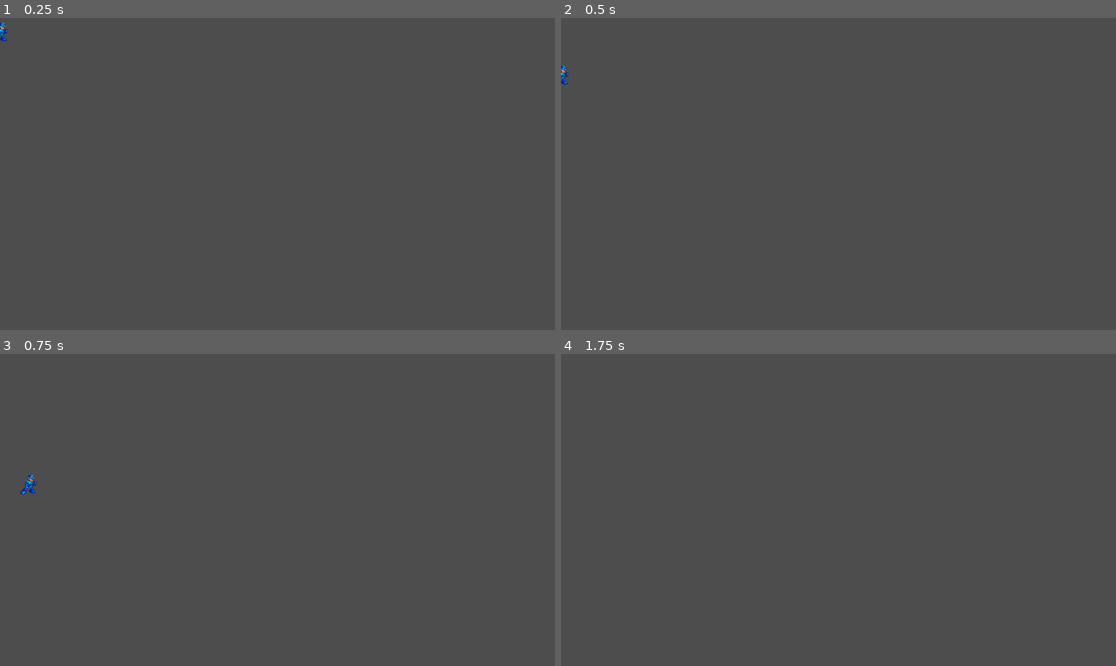
Above: before the commit, frames 1-4 (two rows, left to right).
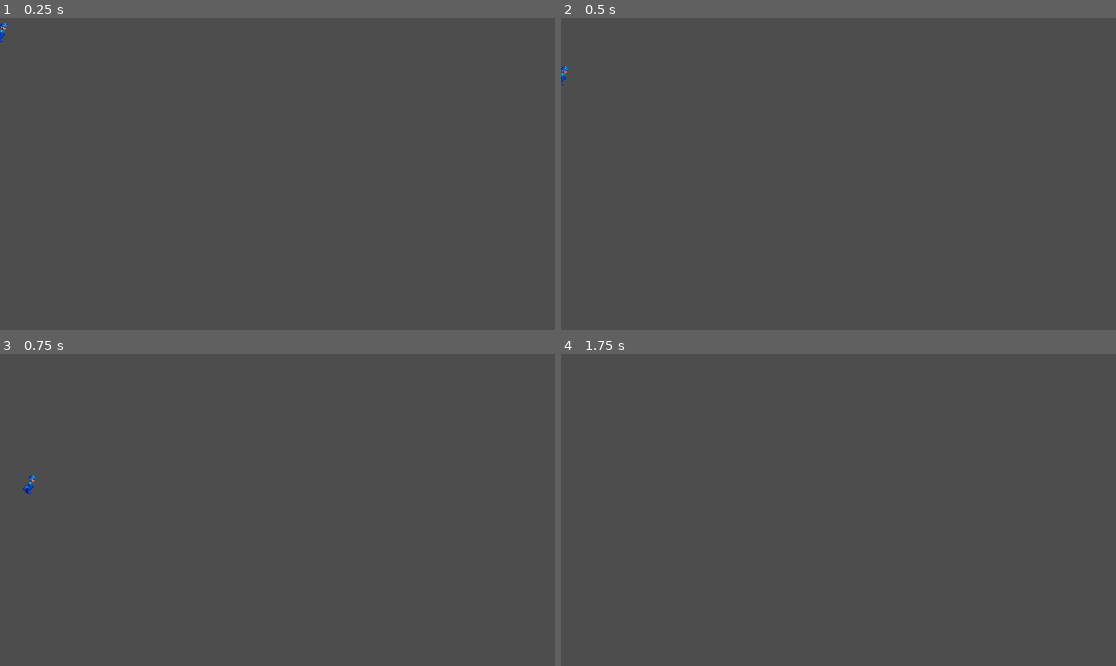
Above: after the commit, the same moments.

Repository: jv40/Megaman-8
Game: Godot game, scene res://scenes/player.tscn
Same seed, same stepped clock (60 frames per second), same inputs: the game is played once before the commit and once after it. This scene is started directly instead of the project's main scene.
Inputs:
- Up to frame 1 (0.25 s): no input
- Up to frame 2 (0.5 s): no input
- Up to frame 3 (0.75 s): tap Enter (ui_accept) at 0.5 s; hold Right (ui_right) from 0.53 s (still down)
- Up to frame 4 (1.75 s): keep holding Right (ui_right); tap Enter (ui_accept) at 0.77, 1.52 s

The runs differ from the first frame. In frame 1, less than 0.1% of the frame differs, in the area x 0-2%, y 1-8%; in frame 2, less than 0.1%; in frame 3, 0.1%, in the area x 3-7%, y 38-45%; in frame 4, nothing differs.

Commit message:
Updated Run Animation

Diff:
--- a/scenes/player.tscn
+++ b/scenes/player.tscn
@@ -1,63 +1,63 @@
 [gd_scene load_steps=27 format=3 uid="uid://wn5he8pu1kcf"]
 
 [ext_resource type="Script" uid="uid://dak0nhjqfgrtu" path="res://scripts/player.gd" id="1_g2els"]
-[ext_resource type="Texture2D" uid="uid://dtvm6ucveh71j" path="res://assets/sprites/Megaman 8 Run Spritesheet.png" id="2_dqkch"]
-[ext_resource type="Texture2D" uid="uid://dskech74jq3ss" path="res://assets/sprites/Megaman 8 Spritesheet.png" id="2_qhqgy"]
+[ext_resource type="Texture2D" uid="uid://bti363dnfsquf" path="res://assets/sprites/Megaman 8 Run Spritesheet.png" id="2_dqkch"]
+[ext_resource type="Texture2D" uid="uid://c8wpqgp73n1kk" path="res://assets/sprites/Megaman 8 Spritesheet.png" id="2_qhqgy"]
 [ext_resource type="Texture2D" uid="uid://c1emqn6d7uou1" path="res://assets/sprites/Megaman 8 Start Run Spritesheet.png" id="3_qlg0r"]
 
+[sub_resource type="AtlasTexture" id="AtlasTexture_dqkch"]
+atlas = ExtResource("2_dqkch")
+region = Rect2(0, 0, 41, 43)
+
+[sub_resource type="AtlasTexture" id="AtlasTexture_qlg0r"]
+atlas = ExtResource("2_dqkch")
+region = Rect2(41, 0, 41, 43)
+
 [sub_resource type="AtlasTexture" id="AtlasTexture_tuyoq"]
 atlas = ExtResource("2_dqkch")
-region = Rect2(0, 0, 41, 43)
+region = Rect2(82, 0, 41, 43)
 
 [sub_resource type="AtlasTexture" id="AtlasTexture_fjrip"]
 atlas = ExtResource("2_dqkch")
-region = Rect2(41, 0, 41, 43)
+region = Rect2(123, 0, 41, 43)
 
 [sub_resource type="AtlasTexture" id="AtlasTexture_smehm"]
 atlas = ExtResource("2_dqkch")
-region = Rect2(82, 0, 41, 43)
+region = Rect2(164, 0, 41, 43)
 
 [sub_resource type="AtlasTexture" id="AtlasTexture_ur7pv"]
 atlas = ExtResource("2_dqkch")
-region = Rect2(123, 0, 41, 43)
+region = Rect2(205, 0, 41, 43)
 
 [sub_resource type="AtlasTexture" id="AtlasTexture_y4r1p"]
 atlas = ExtResource("2_dqkch")
-region = Rect2(164, 0, 41, 43)
+region = Rect2(246, 0, 41, 43)
 
 [sub_resource type="AtlasTexture" id="AtlasTexture_d2wvv"]
 atlas = ExtResource("2_dqkch")
-region = Rect2(205, 0, 41, 43)
+region = Rect2(287, 0, 41, 43)
 
 [sub_resource type="AtlasTexture" id="AtlasTexture_3v2ag"]
 atlas = ExtResource("2_dqkch")
-region = Rect2(246, 0, 41, 43)
+region = Rect2(328, 0, 41, 43)
 
 [sub_resource type="AtlasTexture" id="AtlasTexture_jej6c"]
 atlas = ExtResource("2_dqkch")
-region = Rect2(287, 0, 41, 43)
+region = Rect2(369, 0, 41, 43)
 
 [sub_resource type="AtlasTexture" id="AtlasTexture_f1ej7"]
 atlas = ExtResource("2_dqkch")
-region = Rect2(328, 0, 41, 43)
+region = Rect2(410, 0, 41, 43)
 
 [sub_resource type="AtlasTexture" id="AtlasTexture_oprun"]
 atlas = ExtResource("2_dqkch")
-region = Rect2(369, 0, 41, 43)
+region = Rect2(451, 0, 41, 43)
 
 [sub_resource type="AtlasTexture" id="AtlasTexture_a8ls1"]
 atlas = ExtResource("2_dqkch")
-region = Rect2(410, 0, 41, 43)
+region = Rect2(492, 0, 41, 43)
 
 [sub_resource type="AtlasTexture" id="AtlasTexture_qfm1y"]
-atlas = ExtResource("2_dqkch")
-region = Rect2(451, 0, 41, 43)
-
-[sub_resource type="AtlasTexture" id="AtlasTexture_fulsm"]
-atlas = ExtResource("2_dqkch")
-region = Rect2(492, 0, 41, 43)
-
-[sub_resource type="AtlasTexture" id="AtlasTexture_4r5pv"]
 atlas = ExtResource("2_dqkch")
 region = Rect2(533, 0, 41, 43)
 
@@ -78,6 +78,12 @@
 }, {
 "frames": [{
 "duration": 1.0,
+"texture": SubResource("AtlasTexture_dqkch")
+}, {
+"duration": 1.0,
+"texture": SubResource("AtlasTexture_qlg0r")
+}, {
+"duration": 1.0,
 "texture": SubResource("AtlasTexture_tuyoq")
 }, {
 "duration": 1.0,
@@ -112,12 +118,6 @@
 }, {
 "duration": 1.0,
 "texture": SubResource("AtlasTexture_qfm1y")
-}, {
-"duration": 1.0,
-"texture": SubResource("AtlasTexture_fulsm")
-}, {
-"duration": 1.0,
-"texture": SubResource("AtlasTexture_4r5pv")
 }],
 "loop": true,
 "name": &"run",
@@ -272,7 +272,8 @@
 [node name="AnimatedSprite2D" type="AnimatedSprite2D" parent="."]
 texture_filter = 1
 sprite_frames = SubResource("SpriteFrames_dqkch")
-animation = &"start_run"
+animation = &"run"
+frame_progress = 0.750005
 
 [node name="AnimationPlayer" type="AnimationPlayer" parent="."]
 libraries = {
